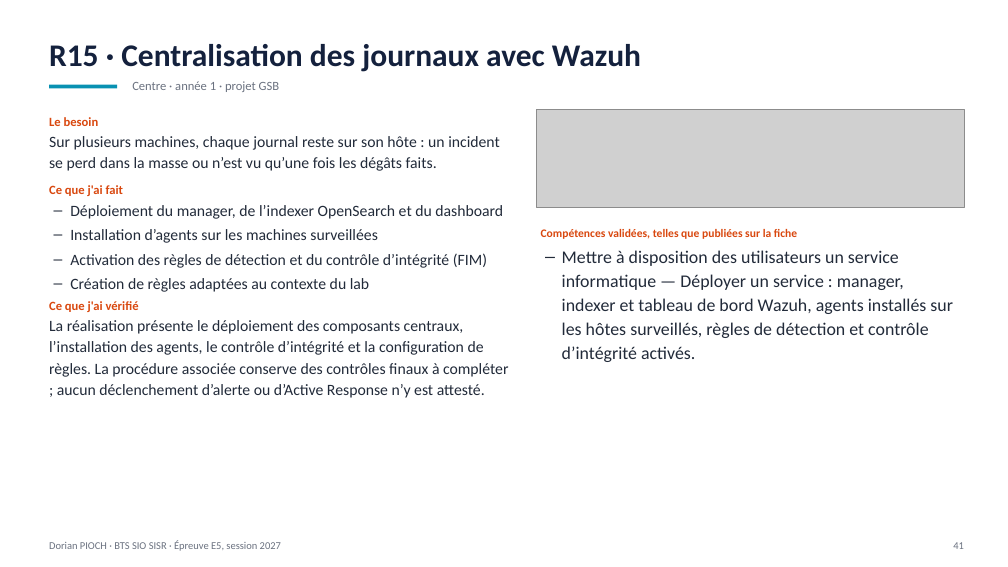
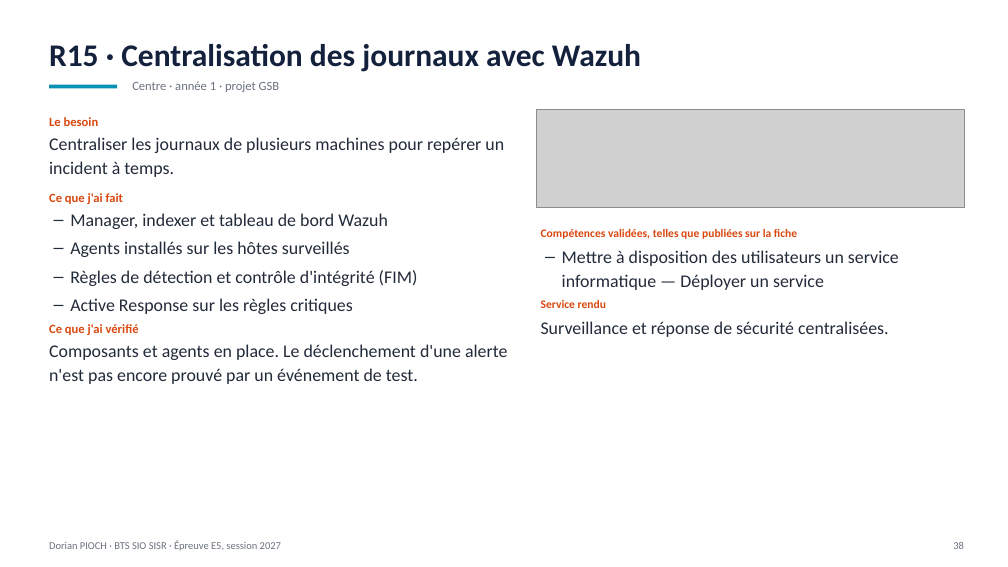
Before and after one commit to Dozyxio/dorian-pioch-e5-fichiers, a slide deck: slide 38 of Portfolio_E5_Dorian_Pioch_2027.pptx (slide 41 before the commit). Drawn at 1008x567 pixels with LibreOffice and Linux fonts; fonts in the diff are those of the drawing; grey boxes stand for pictures. Boxes give left, top, right and bottom in pixels: in the first picture for what was removed or moved away, otherwise in the second. Text is boxed around its words. In the diff, an @@ line names an element or a change of style, - is before the commit and + after.

Commit message:
E5: présentation mise à jour avec les commentaires (50 diapositives), tableau et annexe alignés

```diff
--- a/Portfolio_E5_Dorian_Pioch_2027.pptx
+++ b/Portfolio_E5_Dorian_Pioch_2027.pptx
@@ text at (x1=49, y1=137, x2=504, y2=177): text changed; size 15 to 17 pt @@
-Sur plusieurs machines, chaque journal reste sur son hôte : un incident se perd dans la masse ou n’est vu qu’une fois les dégâts faits.
+Centraliser les journaux de plusieurs machines pour repérer un incident à temps.
@@ text at (x1=70, y1=213, x2=418, y2=314): text changed; size 15 to 17 pt @@
-– Déploiement du manager, de l’indexer OpenSearch et du dashboard
-– Installation d’agents sur les machines surveillées
-– Activation des règles de détection et du contrôle d’intégrité (FIM)
-– Création de règles adaptées au contexte du lab
+– Manager, indexer et tableau de bord Wazuh
+– Agents installés sur les hôtes surveillés
+– Règles de détection et contrôle d'intégrité (FIM)
+– Active Response sur les règles critiques
@@ text at (x1=541, y1=250, x2=899, y2=337): text changed @@
-– Mettre à disposition des utilisateurs un service informatique — Déployer un service : manager, indexer et tableau de bord Wazuh, agents installés sur les hôtes surveillés, règles de détection et contrôle d’intégrité activés.
+– Mettre à disposition des utilisateurs un service informatique — Déployer un service
+Service rendu
+Surveillance et réponse de sécurité centralisées.
@@ text at (x1=49, y1=344, x2=507, y2=384): text changed; size 15 to 17 pt @@
-La réalisation présente le déploiement des composants centraux, l’installation des agents, le contrôle d’intégrité et la configuration de règles. La procédure associée conserve des contrôles finaux à compléter ; aucun déclenchement d’alerte ou d’Active Response n’y est attesté.
+Composants et agents en place. Le déclenchement d'une alerte n'est pas encore prouvé par un événement de test.
@@ text at (x1=953, y1=542, x2=964, y2=549): text changed @@
-41
+38
```
Also in this commit, not shown: 45 other slides changed, 3 slides removed, 3 other files.
